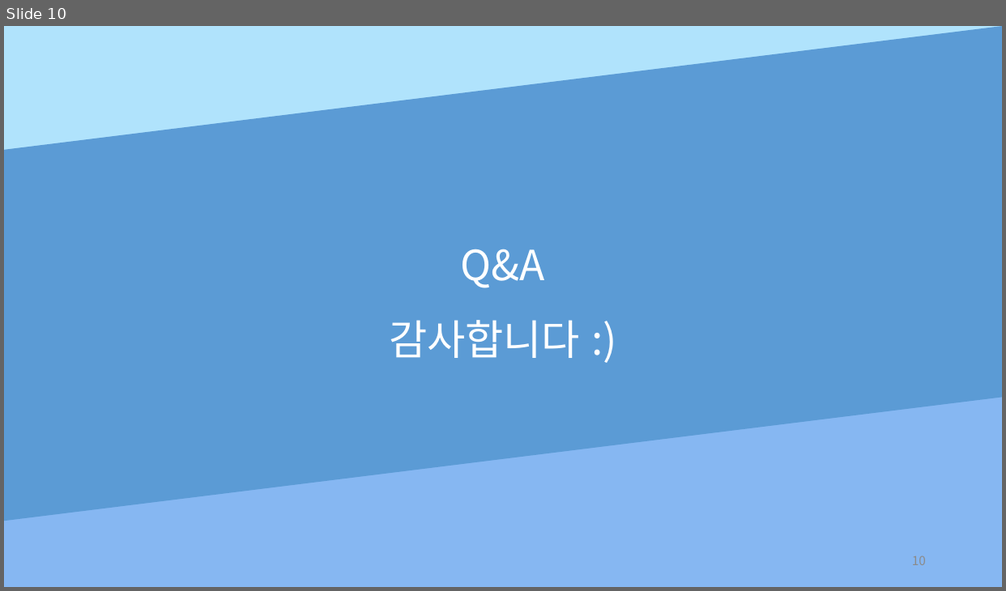
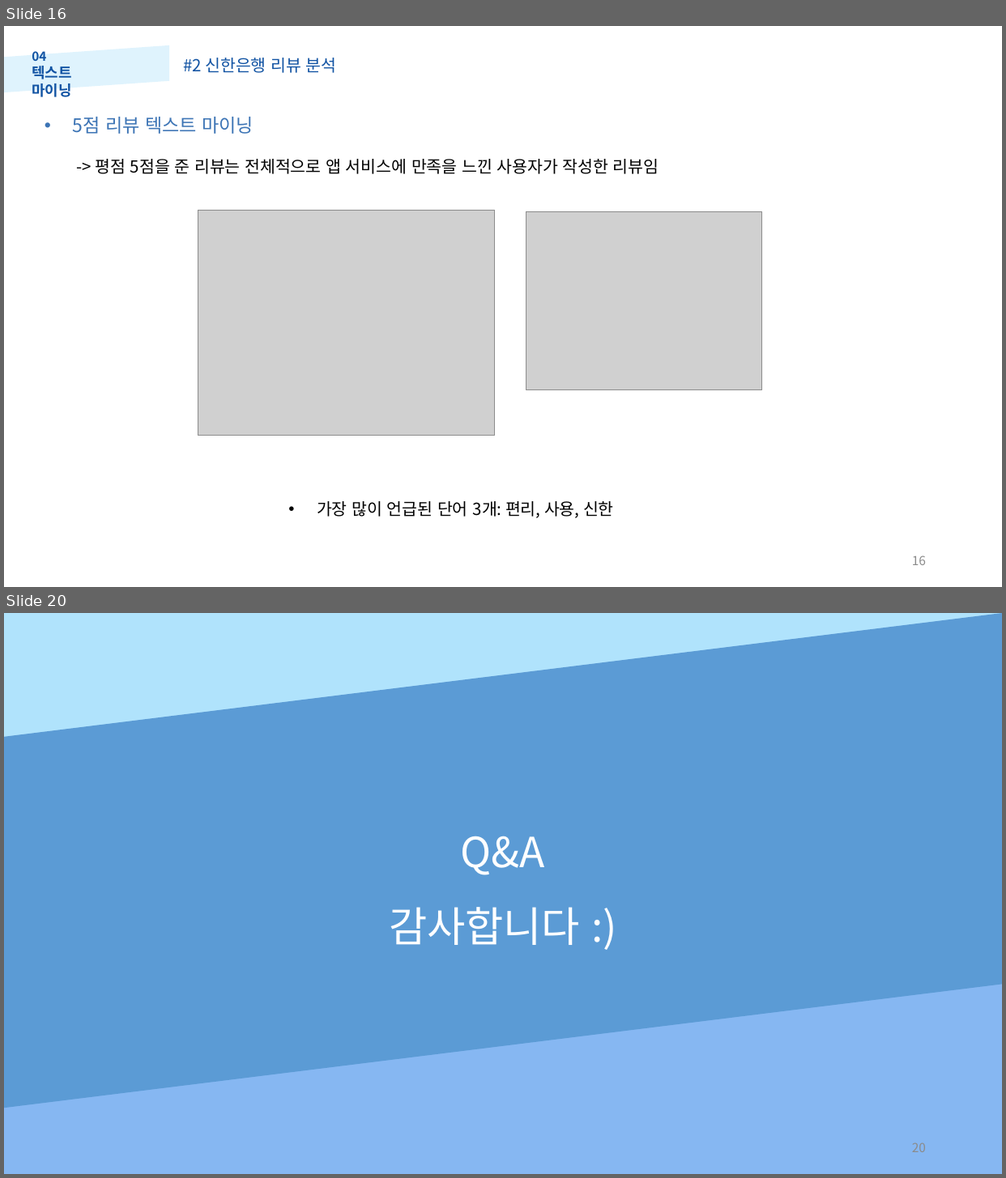
Before and after one commit to Hyun-JaeUng/wordchain, a slide deck: 포르폴리오_데이터영재.pptx. Shown one above the other, each under a label of ours: slide 10 before the commit, slides 16 and 20 after it; the slides between them are not shown. The pictures are 1006x591 and 1006x1178 pixels, drawn with LibreOffice and Linux fonts; fonts in the diff are those of the drawing; grey boxes stand for pictures. Boxes give left, top, right and bottom in pixels: in the first picture for what was removed or moved away, otherwise in the second. Text is boxed around its words. In the diff, an @@ line names an element or a change of style, - is before the commit and + after.

```diff
--- a/포르폴리오_데이터영재.pptx
+++ b/포르폴리오_데이터영재.pptx
@@ slide 16 added at (x1=4, y1=26, x2=1002, y2=587), background #FFFFFF @@
@@ parallelogram added at (x1=4, y1=45, x2=169, y2=93), fill #B0E3FC at 40% opacity @@
@@ text added at (x1=32, y1=51, x2=72, y2=97), 14 pt, text #1153A3, bold @@
+04
+텍스트 마이닝
@@ text added at (x1=183, y1=58, x2=337, y2=73), 16 pt, text #1153A3 @@
+#2 신한은행 리뷰 분석
@@ text added at (x1=73, y1=117, x2=253, y2=134), 18 pt, text #3C74B5 @@
+• 5점 리뷰 텍스트 마이닝
@@ text added at (x1=96, y1=159, x2=659, y2=174), 16 pt, text #000000 @@
+-> 평점 5점을 준 리뷰는 전체적으로 앱 서비스에 만족을 느낀 사용자가 작성한 리뷰임
@@ picture added at (x1=198, y1=210, x2=495, y2=436) @@
@@ picture added at (x1=526, y1=211, x2=762, y2=390) @@
@@ text added at (x1=317, y1=501, x2=614, y2=518), 16 pt, text #000000 @@
+• 가장 많이 언급된 단어 3개: 편리, 사용, 신한
@@ page number added at (x1=912, y1=556, x2=926, y2=565), 12 pt, text #8C8C8C @@
+16
@@ what was slide 10 is now slide 20 @@
@@ page number at (x1=912, y1=1143, x2=926, y2=1152): text changed @@
-10
+20
```
Also in this commit, not shown: 3 slides changed, 15 other slides added, 6 slides removed, 7 other files.
